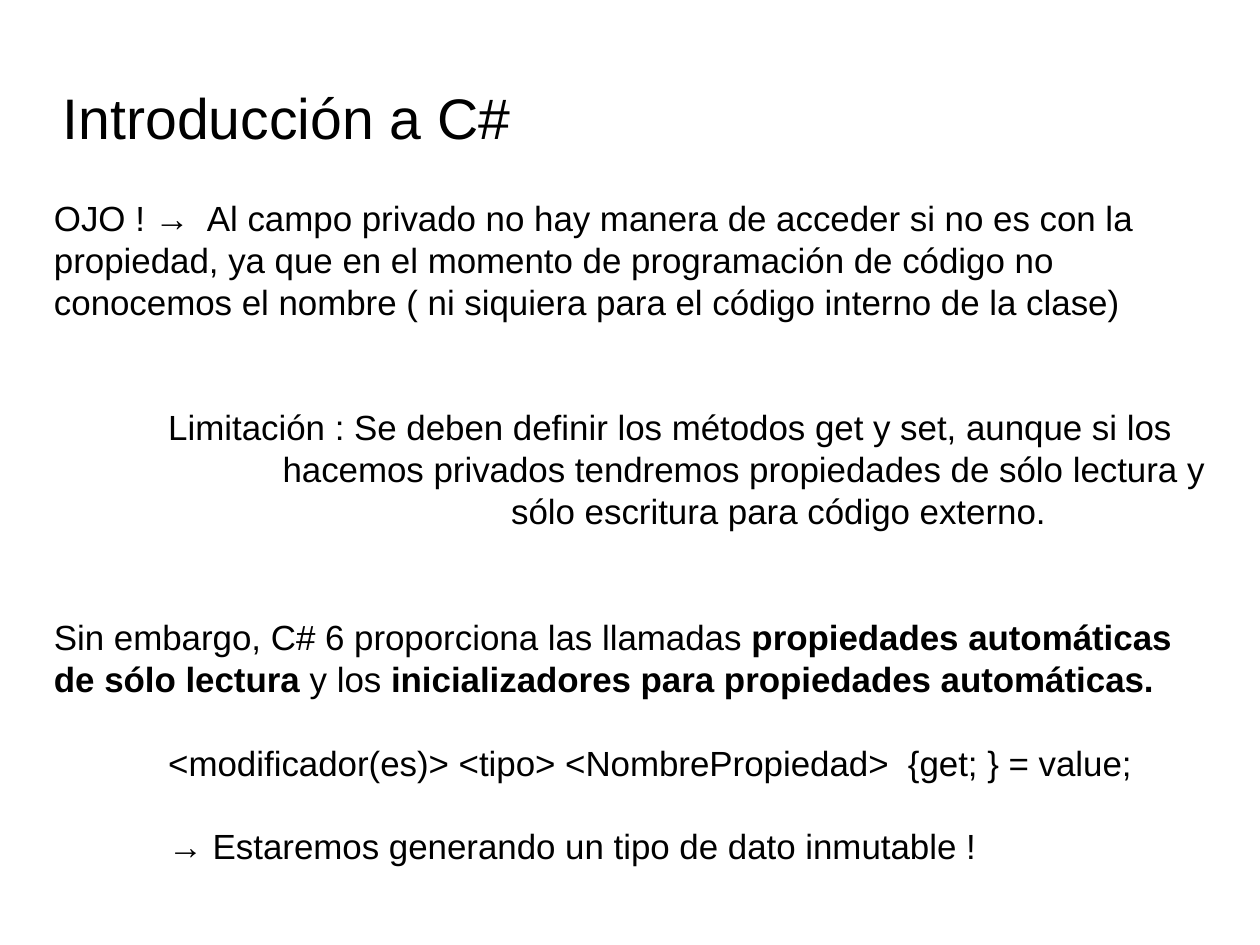
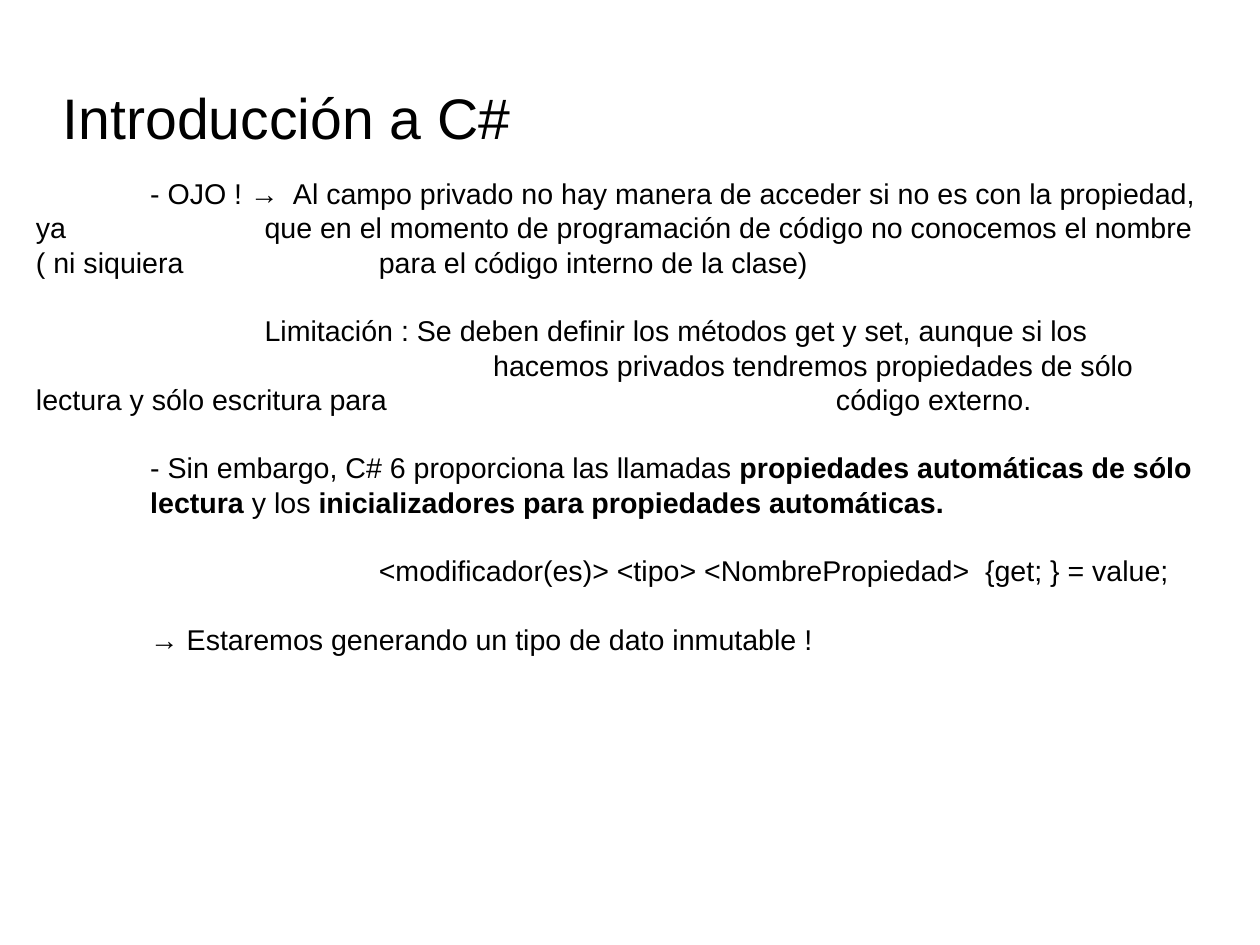
Before and after one commit to videojuegos-abastos/PMV, a slide deck: slide 11 of te/Tema 4 (Chema)/t4.3.- Definiendo miembros de una clase.odp. Drawn at 1260x945 pixels with LibreOffice and Linux fonts; fonts in the diff are those of the drawing; background and template pictures are left out. Boxes give left, top, right and bottom in pixels: in the first picture for what was removed or moved away, otherwise in the second. Text is boxed around its words. In the diff, an @@ line names an element or a change of style, - is before the commit and + after.

```diff
--- a/te/Tema 4 (Chema)/t4.3.- Definiendo miembros de una clase.odp
+++ b/te/Tema 4 (Chema)/t4.3.- Definiendo miembros de una clase.odp
@@ text "- OJO ! → Al ...": place and size @@
-text "- OJO ! → Al ..." at box(54, 205, 1204, 866)
+text "- OJO ! → Al ..." at box(36, 183, 1195, 656)
@@ text "- OJO ! → Al ..." at box(36, 183, 1195, 656): vertical alignment middle to top @@
@@ text at box(36, 183, 1195, 278): text changed; size 22 to 18 pt @@
-OJO ! → Al campo privado no hay manera de acceder si no es con la propiedad, ya que en el momento de programación de código no conocemos el nombre ( ni siquiera para el código interno de la clase)
+- OJO ! → Al campo privado no hay manera de acceder si no es con la propiedad, ya que en el momento de programación de código no conocemos el nombre ( ni siquiera para el código interno de la clase)
@@ text at box(36, 320, 1168, 656): size 22 to 18 pt in "Limitación : Se deben definir los métodos ...", "<modificador(es)> <tipo> <NombrePropiedad> {get; } = value;", "→ Estaremos generando un tipo de dato ..." @@
@@ text at box(150, 457, 1192, 518): text changed; size 22 to 18 pt @@
-Sin embargo, C# 6 proporciona las llamadas propiedades automáticas de sólo lectura y los inicializadores para propiedades automáticas.
+- Sin embargo, C# 6 proporciona las llamadas propiedades automáticas de sólo lectura y los inicializadores para propiedades automáticas.
```
Also in this commit, not shown: 20 other slides changed, 1 slide added, 4 slides removed, 1 other file.
